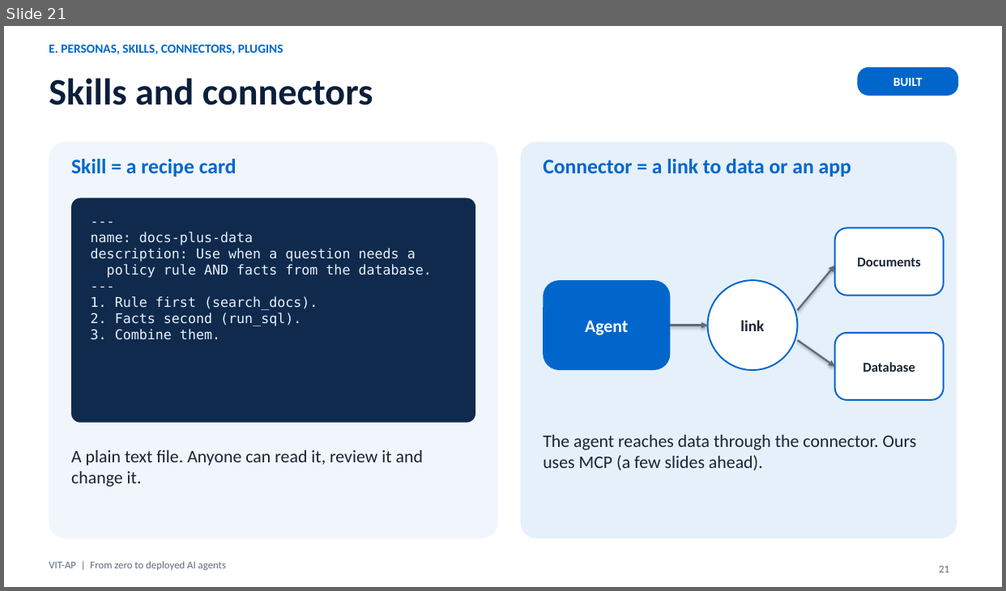
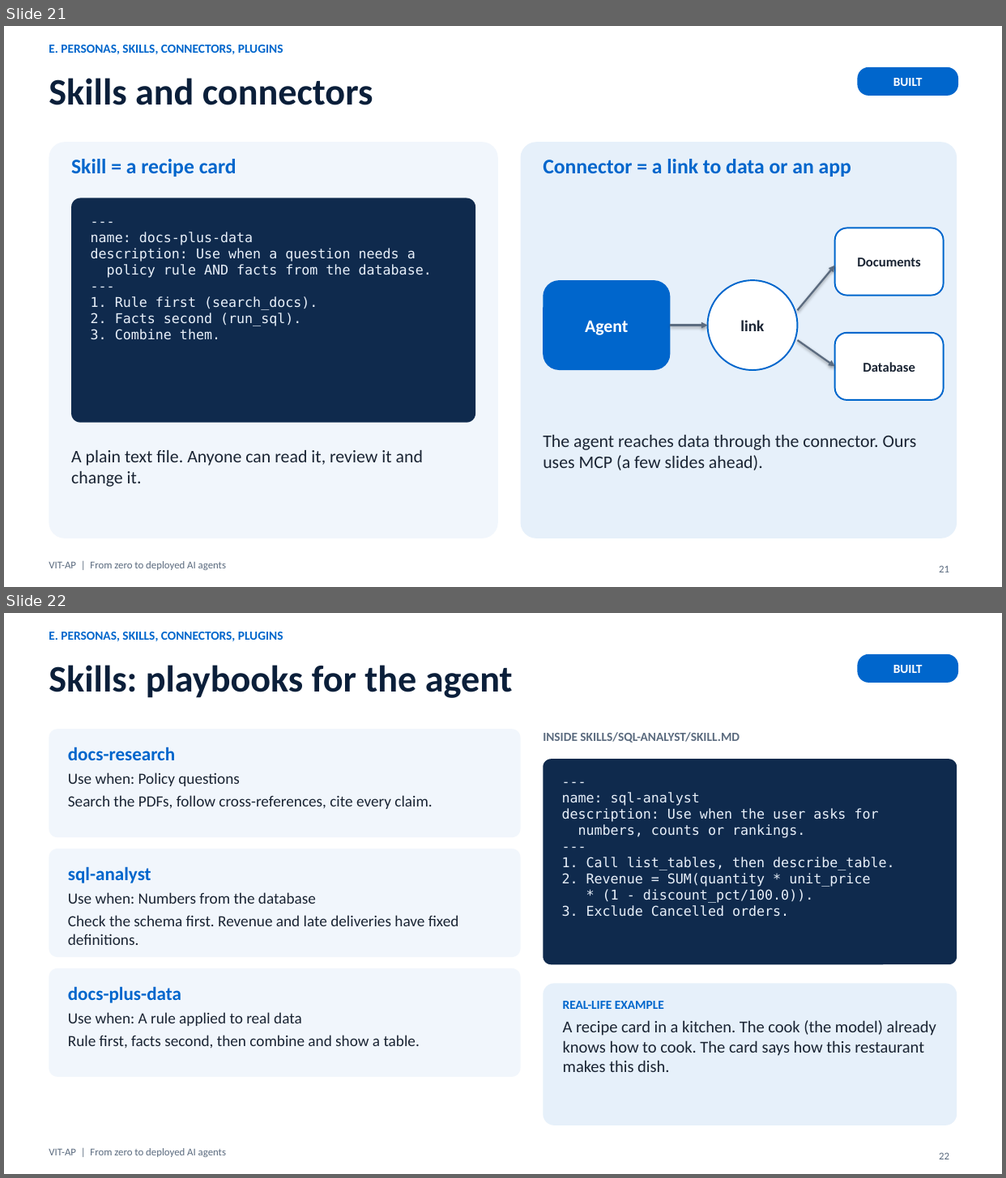
Before and after one commit to nareshroyalc/Demo, a slide deck: deck/VIT-AP_AI_Webinar.pptx. Shown one above the other, each under a label of ours: slide 21 before the commit, slides 21 and 22 after it. The pictures are 1006x591 and 1006x1178 pixels, drawn with LibreOffice and Linux fonts; fonts in the diff are those of the drawing. Boxes give left, top, right and bottom in pixels: in the first picture for what was removed or moved away, otherwise in the second. Text is boxed around its words. In the diff, an @@ line names an element or a change of style, - is before the commit and + after.

Commit message:
Deck: add two skills slides, cut streaming to two slides (51 slides)

```diff
--- a/deck/VIT-AP_AI_Webinar.pptx
+++ b/deck/VIT-AP_AI_Webinar.pptx
@@ slide 22 added at <box>4,613,1002,1174</box>, background #FFFFFF @@
@@ text added at <box>49,632,283,641</box>, 12 pt, text #0066CC, bold @@
+E. PERSONAS, SKILLS, CONNECTORS, PLUGINS
@@ rounded rectangle added at <box>858,654,958,683</box>, fill #0066CC, 12 pt, text #FFFFFF, bold @@
+BUILT
@@ title added at <box>49,665,513,698</box>, 36 pt, text #0B1F3A, bold @@
+Skills: playbooks for the agent
@@ rounded rectangle added at <box>49,729,521,837</box>, fill #F1F6FC, 15 pt, text #1A2433 @@
+docs-research
+Use when: Policy questions
+Search the PDFs, follow cross-references, cite every claim.
@@ text added at <box>543,732,739,743</box>, 12 pt, text #5B6B7F, bold @@
+INSIDE SKILLS/SQL-ANALYST/SKILL.MD
@@ rounded rectangle added at <box>543,759,957,965</box>, fill #0F2A4D, 13 pt, text #E8F0FA @@
+---
+name: sql-analyst
+description: Use when the user asks for
+numbers, counts or rankings.
+---
+1. Call list_tables, then describe_table.
+2. Revenue = SUM(quantity * unit_price
+* (1 - discount_pct/100.0)).
+3. Exclude Cancelled orders.
@@ rounded rectangle added at <box>49,849,521,957</box>, fill #F1F6FC, 15 pt, text #1A2433 @@
+sql-analyst
+Use when: Numbers from the database
+Check the schema first. Revenue and late deliveries have fixed definitions.
@@ rounded rectangle added at <box>49,969,521,1077</box>, fill #F1F6FC, 15 pt, text #1A2433 @@
+docs-plus-data
+Use when: A rule applied to real data
+Rule first, facts second, then combine and show a table.
@@ rounded rectangle added at <box>543,983,957,1126</box>, fill #E6F0FA, 16 pt, text #1A2433 @@
+REAL-LIFE EXAMPLE
+A recipe card in a kitchen. The cook (the model) already knows how to cook. The card says how this restaurant makes this dish.
@@ text added at <box>49,1148,226,1157</box>, 10 pt, text #5B6B7F @@
+VIT-AP | From zero to deployed AI agents
@@ page number added at <box>939,1152,949,1160</box>, 10 pt, text #5B6B7F @@
+22
```
Also in this commit, not shown: 1 slide changed, 1 other slide added, 4 slides removed, 4 other files.
